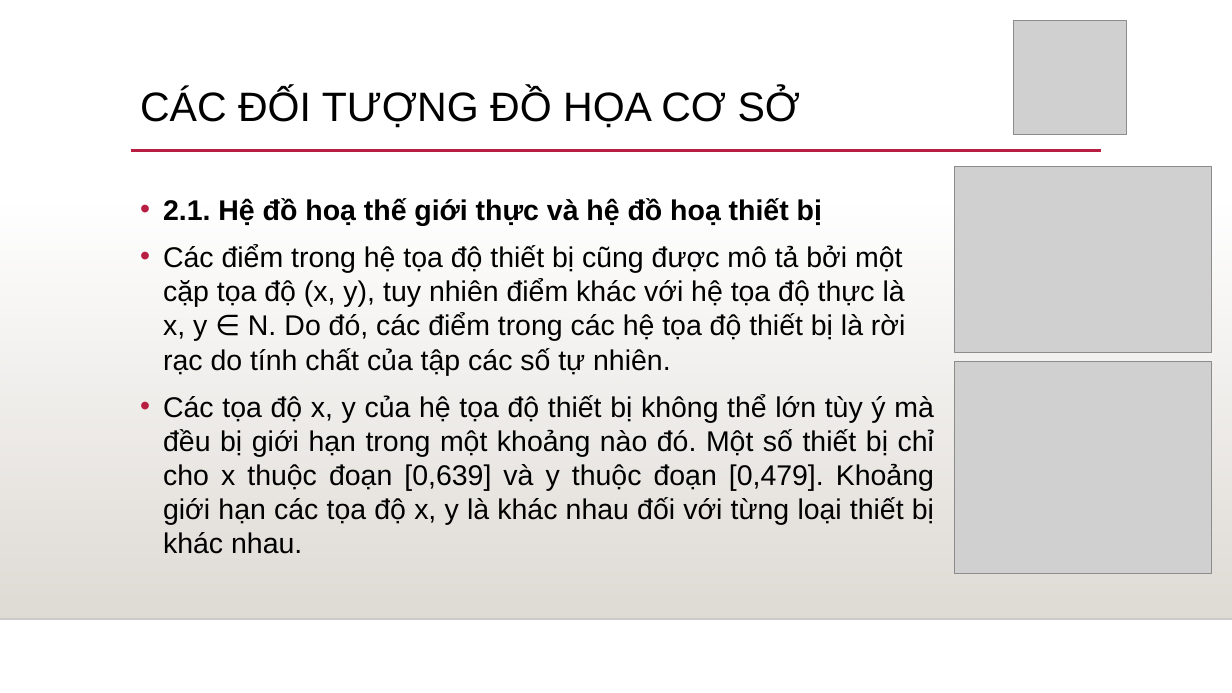
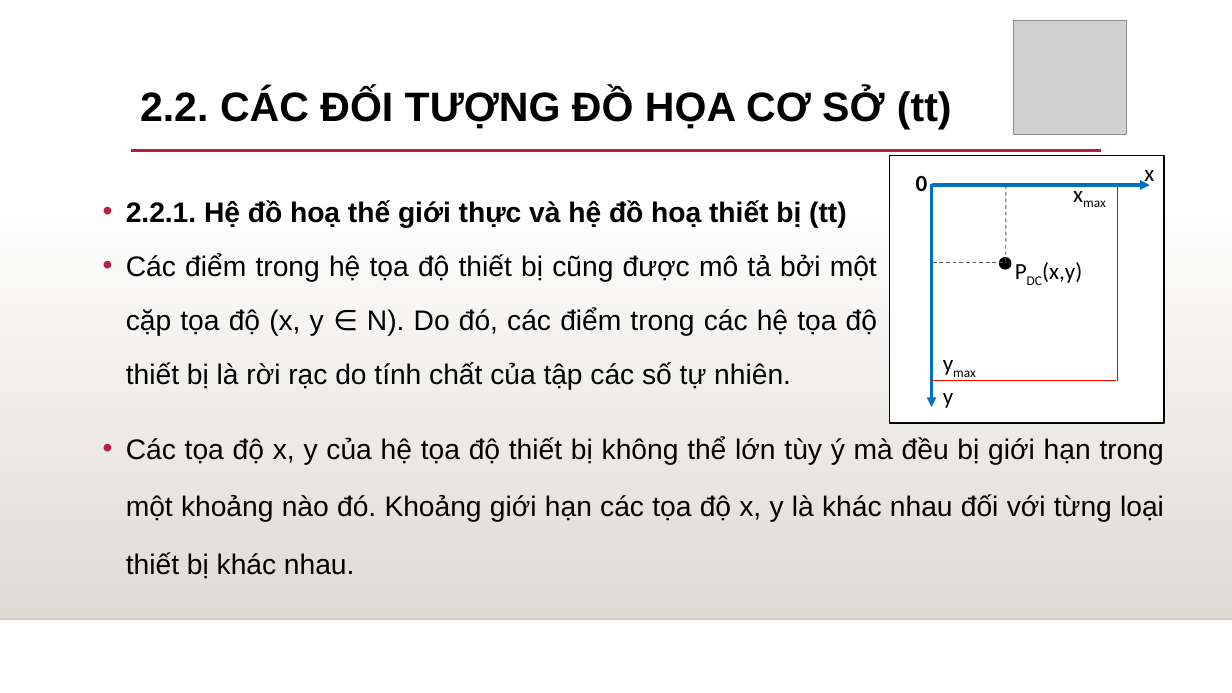
Before and after one commit to thinhdoanvu/ComputerGraphics, a slide deck: slide 5 of Chapter2.pptx. Drawn at 1232x693 pixels with LibreOffice and Linux fonts; fonts in the diff are those of the drawing; grey boxes stand for pictures; background and template pictures are left out. Boxes give left, top, right and bottom in pixels: in the first picture for what was removed or moved away, otherwise in the second. Text is boxed around its words. In the diff, an @@ line names an element or a change of style, - is before the commit and + after.

```diff
--- a/Chapter2.pptx
+++ b/Chapter2.pptx
@@ title at [140,88,952,129]: text changed; bold on @@
-CÁC ĐỐI TƯỢNG ĐỒ HỌA CƠ SỞ
+2.2. CÁC ĐỐI TƯỢNG ĐỒ HỌA CƠ SỞ (tt)
@@ rectangle added at [890,155,1165,423], fill #FFFFFF, outline #000000 1.25 pt @@
@@ text added at [916,176,928,191], 18 pt, text #000000, bold @@
+0
@@ picture removed at [955,166,1212,352] @@
@@ text added at [1065,175,1121,212], 18 pt, text #000000 @@
+xmax
@@ text added at [1144,170,1154,187], 18 pt, text #000000 @@
+x
@@ text at [126,200,877,390]: text changed; size 22.2 to 22 pt @@
-• 2.1. Hệ đồ hoạ thế giới thực và hệ đồ hoạ thiết bị
-• Các điểm trong hệ tọa độ thiết bị cũng được mô tả bởi một cặp tọa độ (x, y), tuy nhiên điểm khác với hệ tọa độ thực là x, y ∈ N. Do đó, các điểm trong các hệ tọa độ thiết bị là rời rạc do tính chất của tập các số tự nhiên.
-• Các tọa độ x, y của hệ tọa độ thiết bị không thể lớn tùy ý mà đều bị giới hạn trong một khoảng nào đó. Một số thiết bị chỉ cho x thuộc đoạn [0,639] và y thuộc đoạn [0,479]. Khoảng giới hạn các tọa độ x, y là khác nhau đối với từng loại thiết bị khác nhau.
+• 2.2.1. Hệ đồ hoạ thế giới thực và hệ đồ hoạ thiết bị (tt)
+• Các điểm trong hệ tọa độ thiết bị cũng được mô tả bởi một cặp tọa độ (x, y ∈ N). Do đó, các điểm trong các hệ tọa độ thiết bị là rời rạc do tính chất của tập các số tự nhiên.
@@ arrow added from (932, 184) to (932, 408), #0070C0 2.5 pt @@
@@ arrow added from (932, 185) to (1150, 185), #0070C0 2.5 pt @@
@@ line added from (1006, 185) to (1006, 263), #595959 0.75 pt dashed @@
@@ line added from (1117, 188) to (1117, 382), #FF0000 0.75 pt @@
@@ line added from (933, 262) to (1007, 262), #595959 0.75 pt dashed @@
@@ ellipse added at [1000,258,1011,269], fill #000000, outline #000000 1.25 pt @@
@@ text added at [1042,262,1082,283], 18 pt, text #000000 @@
+PDC(x,y)
@@ text added at [934,344,994,381], 18 pt, text #000000 @@
+ymax
@@ line added from (932, 381) to (1116, 381), #FF0000 0.75 pt @@
@@ picture removed at [955,361,1212,573] @@
@@ text added at [943,393,953,408], 18 pt, text #000000 @@
+y
@@ text added at [126,437,1164,579], 22 pt, text #000000 @@
+• Các tọa độ x, y của hệ tọa độ thiết bị không thể lớn tùy ý mà đều bị giới hạn trong một khoảng nào đó. Khoảng giới hạn các tọa độ x, y là khác nhau đối với từng loại thiết bị khác nhau.
```
Also in this commit, not shown: 29 other slides changed, 40 slides added, 1 slide removed, 1 other file.
